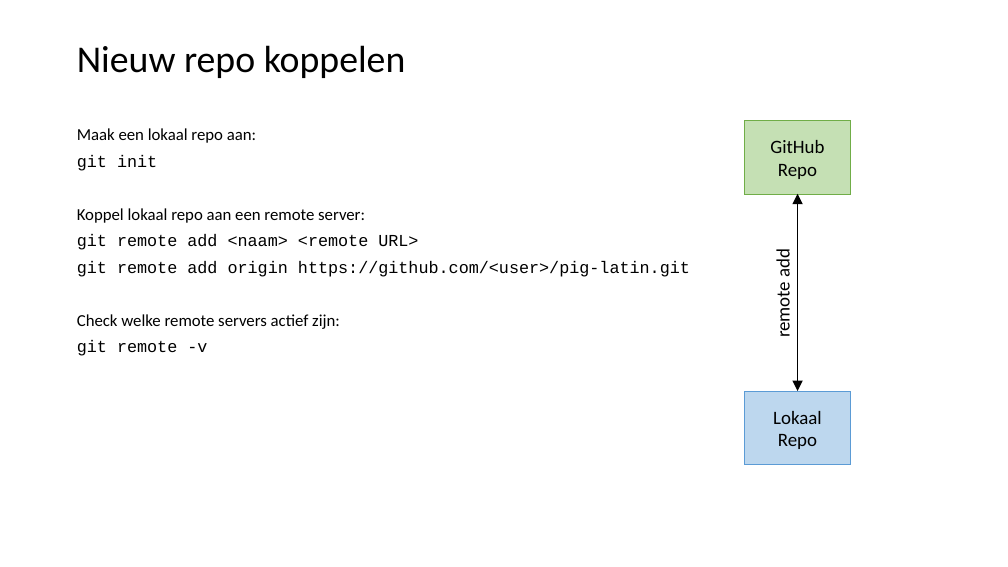
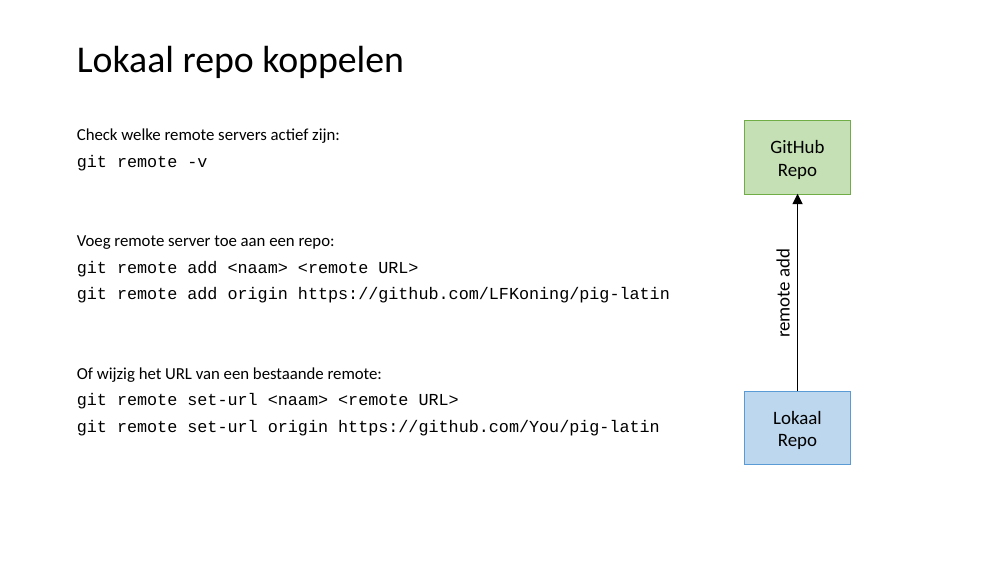
Before and after one commit to LFKoning/knowledge-sharing, a slide deck: slide 16 of git_course/2_collaboration/git_collaboration.pptx (slide 12 before the commit). Drawn at 1008x567 pixels with LibreOffice and Linux fonts; fonts in the diff are those of the drawing. Boxes give left, top, right and bottom in pixels: in the first picture for what was removed or moved away, otherwise in the second. Text is boxed around its words. In the diff, an @@ line names an element or a change of style, - is before the commit and + after.

```diff
--- a/git_course/2_collaboration/git_collaboration.pptx
+++ b/git_course/2_collaboration/git_collaboration.pptx
@@ title at (x1=77, y1=45, x2=404, y2=78): text changed @@
-Nieuw repo koppelen
+Lokaal repo koppelen
@@ text at (x1=77, y1=128, x2=690, y2=277): paragraphs removed @@
-Maak een lokaal repo aan:
-git init
-Koppel lokaal repo aan een remote server:
-git remote add <naam> <remote URL>
-git remote add origin https://github.com/<user>/pig-latin.git
@@ double arrow (798, 391) - (798, 194): double arrow to arrow @@
@@ text at (x1=77, y1=235, x2=670, y2=436): paragraphs added @@
+Voeg remote server toe aan een repo:
+git remote add <naam> <remote URL>
+git remote add origin https://github.com/LFKoning/pig-latin
+Of wijzig het URL van een bestaande remote:
+git remote set-url <naam> <remote URL>
+git remote set-url origin https://github.com/You/pig-latin
```
Also in this commit, not shown: 15 other slides changed, 7 slides added, 4 slides removed, 4 other files.
